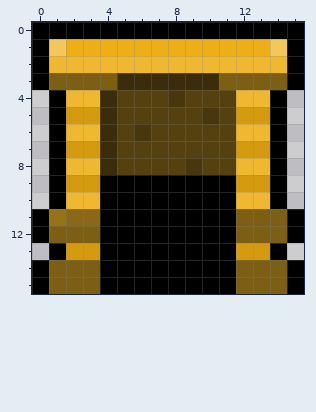
Edited in one commit: pixel-art sprite (JSUS/assets/Tiles/Gate/tileGate(3).png). This is how it looked before the edit.
The file is 16x16 pixels.
After the commit:
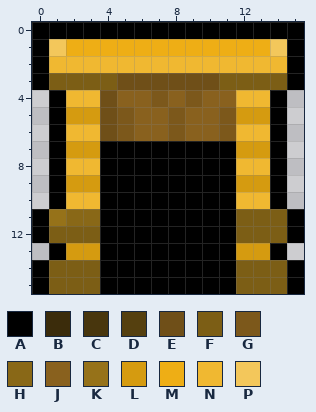
Palette (. is transparent): A #000000  B #3b2c0b  C #48360d  D #55400f  E #6f4f18  F #7c5e15  G #7c581b  H #896817  J #89611e  K #967219  L #d59b10  M #eeae15  N #f0b831  P #f3c75b
Edits made:
y 3: x 5..10 BBBBBB -> EEEEEE
y 4: x 4..11 BDDDCDDD -> EJJGJGJJ
y 5: x 4..11 BDDDDDCD -> EGJJGJJG
y 6: x 4..11 BDCDDDDD -> EGJJGJJG
y 7: x 4..11 BDDDDDDD -> AAAAAAAA
y 8: x 4..11 BDDDDCDD -> AAAAAAAA
